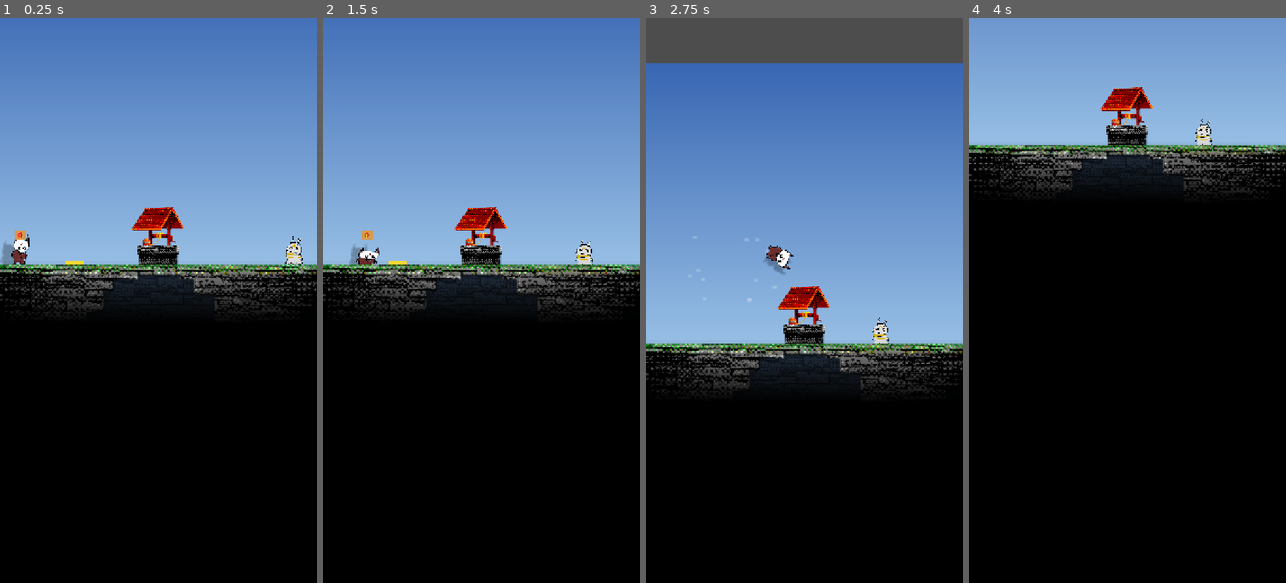
Above: before the commit, frames 1-4 (left to right).
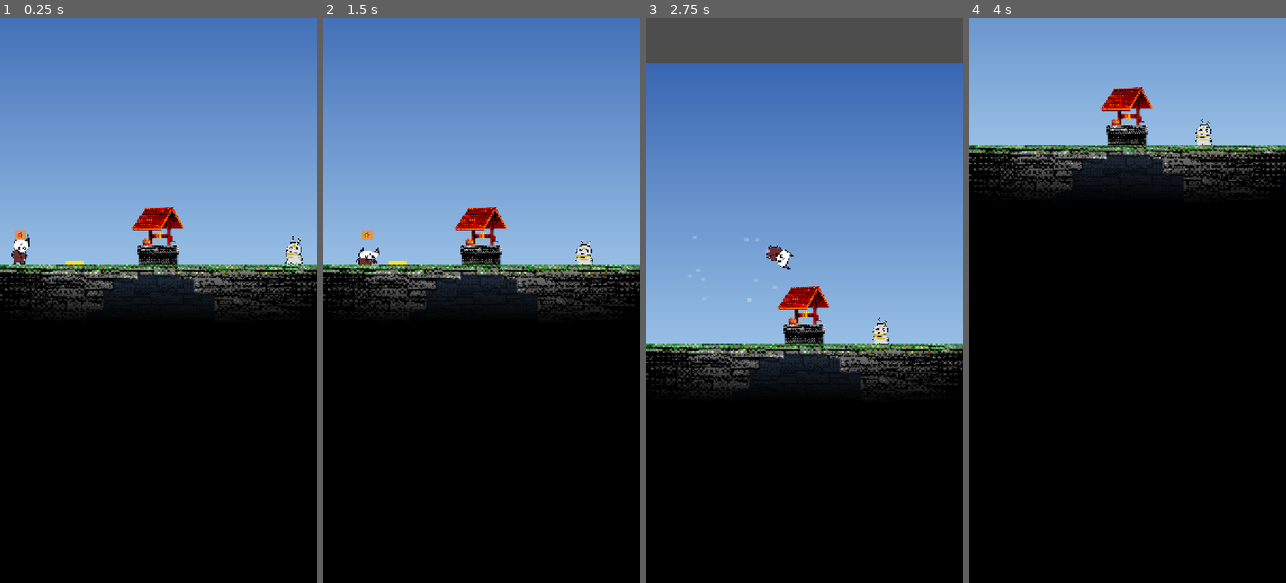
Above: after the commit, the same moments.

Repository: gimigkk/agustus-13
Game: Godot game, scene res://scenes/levels/test_level.tscn
The game is run twice, just before and just after one commit, with the same random seed, the same clock (stepped at 60 frames per second) and the same inputs.
Inputs (mouse positions are in pixels of both pictures, inside the frame that each line leads up to):
- Up to frame 1 (0.25 s): no input
- Up to frame 2 (1.5 s): tap Enter at 0.5 s; move the mouse to (551, 272) at 0.52 s; hold Right (move_right) from 0.53 s (still down); tap Space (jump) at 0.77 s; move the mouse to (418, 328) at 1.27 s
- Up to frame 3 (2.75 s): tap Space (jump) at 1.52 s; move the mouse to (836, 176) at 2.02 s; release Right (move_right) at 2.03 s; hold Left (move_left) from 2.03 s (still down)
- Up to frame 4 (4 s): move the mouse to (1111, 413) at 2.77 s; release Left (move_left) at 2.78 s; hold Right (move_right) from 2.78 s (still down); tap Space (jump) at 3.02, 3.77 s; move the mouse to (1222, 385) at 3.52 s

The runs differ from the first frame. In frame 1, 0.1% of the frame differs, in the area x 0-6%, y 39-44%; in frame 2, less than 0.1%; in frame 3, less than 0.1%; in frame 4, less than 0.1%.

Commit message:
feat(shadow): hide player and platform drop shadows outside the well in open sky

Diff:
--- a/scenes/player/player.gd
+++ b/scenes/player/player.gd
@@ -61,12 +61,19 @@
 		camera.global_position.x = 0.0
 		camera.global_position.y = roundf(global_position.y)
 
-	# Smoothly fade out ambient glow when player climbs outside the well (Y <= -3850)
+	# Smoothly fade out ambient glow and drop shadow when player climbs outside the well (Y <= -3850)
+	var well_exit_y: float = -3850.0
+	var is_inside_well: bool = global_position.y > well_exit_y
+
 	if glow:
-		var well_exit_y: float = -3850.0
-		var target_alpha: float = 0.035 if global_position.y > well_exit_y else 0.0
-		glow.modulate.a = move_toward(glow.modulate.a, target_alpha, delta * 2.0)
+		var target_glow_alpha: float = 0.035 if is_inside_well else 0.0
+		glow.modulate.a = move_toward(glow.modulate.a, target_glow_alpha, delta * 2.0)
 		glow.visible = glow.modulate.a > 0.001
+
+	if shadow:
+		var target_shadow_alpha: float = 1.0 if is_inside_well else 0.0
+		shadow.modulate.a = move_toward(shadow.modulate.a, target_shadow_alpha, delta * 2.0)
+		shadow.visible = shadow.modulate.a > 0.001
 
 	# Calculate current horizontal speed (works for physics movement AND cutscene position movement)
 	var calc_vel_x: float = 0.0
--- a/shaders/drop_shadow_blur.gdshader
+++ b/shaders/drop_shadow_blur.gdshader
@@ -1,11 +1,23 @@
 shader_type canvas_item;
 
-uniform float blur_amount : hint_range(0.0, 30.0) = 9.0;
-uniform float shadow_opacity : hint_range(0.0, 1.0) = 0.50;
+uniform float blur_amount : hint_range(0.0, 30.0) = 14.0;
+uniform float shadow_opacity : hint_range(0.0, 1.0) = 0.28;
 uniform float radial_outward : hint_range(0.0, 0.1) = 0.035; // Outward X displacement from center
 uniform float vertical_offset : hint_range(0.0, 30.0) = 10.0; // Downward Y displacement (px)
 
+varying vec2 world_pos;
+
+void vertex() {
+	world_pos = (MODEL_MATRIX * vec4(VERTEX, 0.0, 1.0)).xy;
+}
+
 void fragment() {
+	// Smoothly fade out drop shadows above the well opening in open sky (Y <= -3850)
+	float sky_fade = clamp((world_pos.y - (-3950.0)) / 100.0, 0.0, 1.0);
+	if (sky_fade <= 0.001) {
+		discard;
+	}
+
 	// Radial shadow offset: X offset expands outwards from center (UV.x = 0.5)
 	vec2 offset_uv = vec2(
 		(UV.x - 0.5) * radial_outward,
@@ -27,5 +39,5 @@
 	}
 	alpha /= total_weight;
 
-	COLOR = vec4(0.0, 0.0, 0.0, alpha * shadow_opacity);
+	COLOR = vec4(0.0, 0.0, 0.0, alpha * shadow_opacity * sky_fade);
 }
